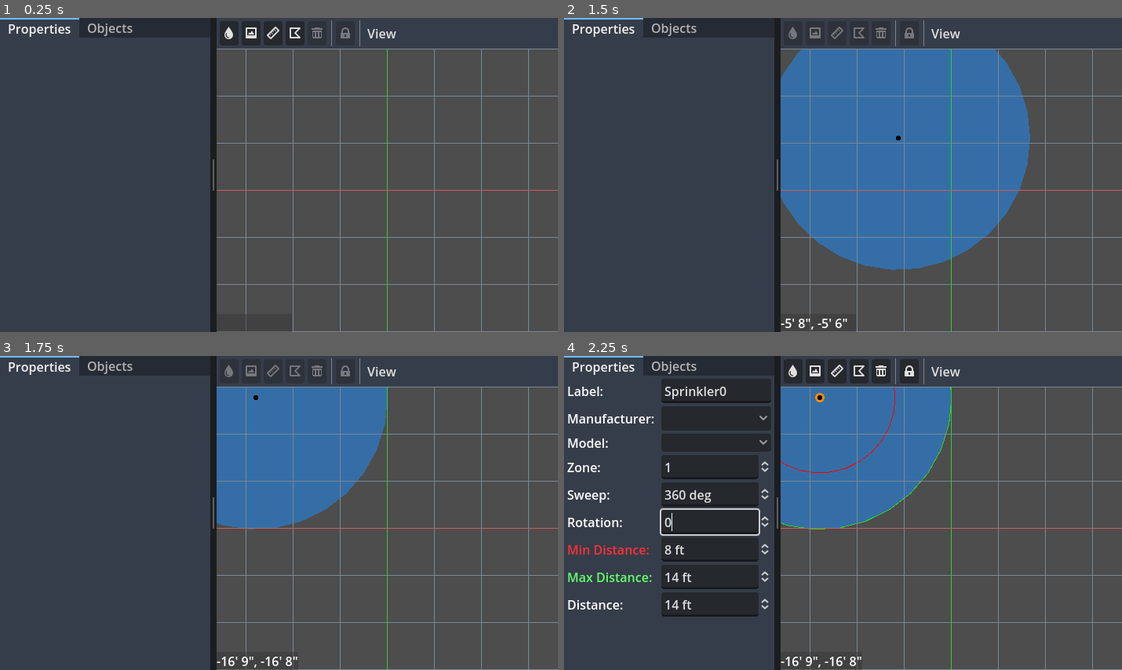
Above: before the commit, frames 1-4 (two rows, left to right).
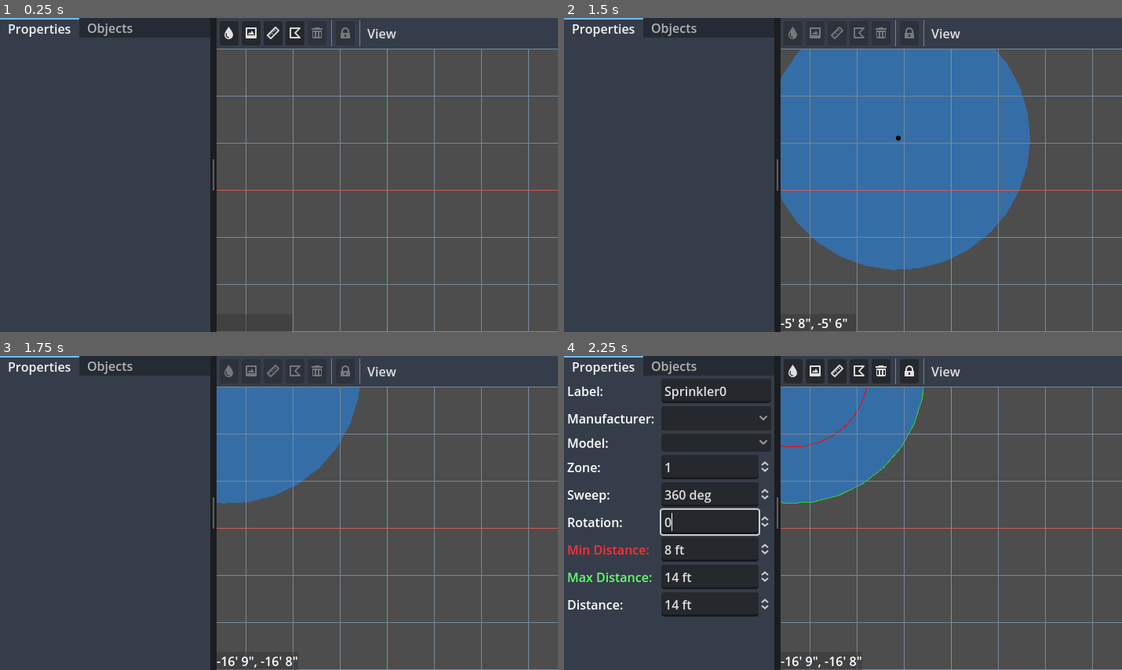
Above: after the commit, the same moments.

Repository: hankedan000/yardscaper
Game: Godot game, scene res://scenes/ui/ProjectEditor/LayoutPanel/LayoutPanel.tscn
The game is run twice, just before and just after one commit, with the same random seed, the same clock (stepped at 60 frames per second) and the same inputs. This scene is started directly instead of the project's main scene.
Inputs (mouse positions are in pixels of both pictures, inside the frame that each line leads up to):
- Up to frame 1 (0.25 s): no input
- Up to frame 2 (1.5 s): click (792, 33) at 0.5 s; tap Enter at 1.25 s; drag from (949, 190) to (792, 33) at 1.27 s
- Up to frame 3 (1.75 s): no input
- Up to frame 4 (2.25 s): drag from (731, 528) to (820, 396) at 2.02 s

Frames 1-2 are identical in both runs. In frame 3, 4.1% of the frame differs, in the area x 38-70%, y 10-56%; in frame 4, 4.4%.

Commit message:
Only allow picking of visible objects

Diff:
--- a/SprinklerDesigner/scenes/ui/ProjectEditor/LayoutPanel/LayoutPanel.gd
+++ b/SprinklerDesigner/scenes/ui/ProjectEditor/LayoutPanel/LayoutPanel.gd
@@ -19,7 +19,7 @@
 @onready var pos_unlock_button        := $HSplitContainer/Layout/LayoutToolbar/HBox/PositionUnlockButton
 @onready var view_menu_button         := $HSplitContainer/Layout/LayoutToolbar/HBox/ViewMenuButton
 @onready var obj_view_popupmenu       := $HSplitContainer/Layout/LayoutToolbar/HBox/ViewMenuButton/ObjectsViewPopupMenu
-@onready var world_view               := $HSplitContainer/Layout/WorldView
+@onready var world_view               : WorldViewportContainer = $HSplitContainer/Layout/WorldView
 @onready var img_import_wizard        := $ImageImportWizard
 @onready var tooltip_timer            := $ToolTipTimer
 
@@ -128,7 +128,6 @@
 	# add shortcuts
 	remove_button.shortcut = Utils.create_shortcut(KEY_DELETE)
 
-
 func _input(event):
 	if event is InputEventKey and event.is_pressed():
 		if event.keycode == KEY_ESCAPE:
@@ -150,36 +149,7 @@
 			var helper := WorldObjectReorderHelper.new(_selected_objs)
 			helper.apply_shift_to_top(world_view)
 
-func _nearest_pickable_obj(pos_in_world: Vector2) -> WorldObject:
-	var smallest_dist_px = null
-	var nearest_pick_area = null
-	var cursor : Area2D = world_view.cursor
-	var highest_draw_order : int = -1
-	for pick_area in cursor.get_overlapping_areas():
-		var obj_center = pick_area.global_position
-		var pick_parent = pick_area.get_parent()
-		var draw_order = -1
-		if pick_parent is WorldObject:
-			obj_center = pick_parent.get_visual_center()
-			draw_order = pick_parent.get_order_in_world()
-		var dist_px = obj_center.distance_to(pos_in_world)
-		if draw_order < highest_draw_order:
-			continue
-		elif smallest_dist_px and draw_order == highest_draw_order and dist_px > smallest_dist_px:
-			continue
-		nearest_pick_area = pick_area
-		smallest_dist_px = dist_px
-		highest_draw_order = draw_order
-
-	if nearest_pick_area:
-		return nearest_pick_area.get_parent() as WorldObject
-	return null
-
-func _handle_left_click(click_pos: Vector2):
-	# ignore clicks that are outside the world viewpoint
-	if not _is_point_over_world(click_pos):
-		return
-
+func _handle_left_click(_pos_in_world_px: Vector2):
 	match mode:
 		Mode.Idle:
 			if _hovered_obj:
@@ -189,8 +159,7 @@
 					_clear_selected_objects()
 					_hovered_obj.picked = true
 
-func _handle_left_click_release(click_pos: Vector2):
-	var pos_in_world_px = world_view.global_xy_to_pos_in_world(click_pos)
+func _handle_left_click_release(pos_in_world_px: Vector2):
 	match mode:
 		Mode.Idle:
 			Utils.pop_cursor_shape()
@@ -473,61 +442,59 @@
 	TheProject.layout_pref.zoom = world_view.camera2d.zoom.x
 
 func _on_world_view_gui_input(event: InputEvent):
+	var evt_global_pos = event.global_position
+	var pos_in_world_px := world_view.global_xy_to_pos_in_world(evt_global_pos)
 	if event is InputEventMouseButton:
 		match event.button_index:
 			MOUSE_BUTTON_LEFT:
 				if ! event.alt_pressed: # let pan take precedence (alt + click + drag)
 					if event.pressed:
-						_handle_left_click(event.global_position)
+						_handle_left_click(pos_in_world_px)
 					else:
-						_handle_left_click_release(event.global_position)
+						_handle_left_click_release(pos_in_world_px)
 			MOUSE_BUTTON_RIGHT:
 				_cancel_mode() # will only cancel if possible
 	elif event is InputEventMouseMotion:
-		var evt_global_pos = event.global_position
-		if _is_point_over_world(evt_global_pos):
-			var pos_in_world_px = world_view.global_xy_to_pos_in_world(evt_global_pos)
-
-			# detect which object mouse is hovering over
-			if mode == Mode.Idle:
-				var nearest_pickable := _nearest_pickable_obj(pos_in_world_px)
-				if nearest_pickable != _hovered_obj:
-					# transition 'hovering' status from one object to the next
-					if _hovered_obj:
-						_hovered_obj.hovering = false
-					if nearest_pickable:
-						nearest_pickable.hovering = true
-					_hovered_obj = nearest_pickable
+		# detect which object mouse is hovering over
+		if mode == Mode.Idle:
+			var nearest_pickable := world_view.get_pickable_under_cursor()
+			if nearest_pickable != _hovered_obj:
+				# transition 'hovering' status from one object to the next
+				if _hovered_obj:
+					_hovered_obj.hovering = false
 				if nearest_pickable:
-					Utils.push_cursor_shape(Input.CURSOR_POINTING_HAND)
-				else:
-					Utils.pop_cursor_shape()
-
-			if sprinkler_to_add:
-				sprinkler_to_add.position = pos_in_world_px
-			elif dist_meas_to_add and mode == Mode.AddDistMeasureB:
-				dist_meas_to_add.point_b = pos_in_world_px
-			elif poly_to_add:
-				if poly_edit_point_idx < poly_to_add.point_count():
-					poly_to_add.set_point(poly_edit_point_idx, pos_in_world_px)
-			elif mode != Mode.MovingObjects and Input.is_mouse_button_pressed(MOUSE_BUTTON_LEFT):
-				# check if any selected objects are position locked
-				var any_locked = false
+					nearest_pickable.hovering = true
+				_hovered_obj = nearest_pickable
+			if nearest_pickable:
+				Utils.push_cursor_shape(Input.CURSOR_POINTING_HAND)
+			else:
+				Utils.pop_cursor_shape()
+
+		if sprinkler_to_add:
+			sprinkler_to_add.position = pos_in_world_px
+		elif dist_meas_to_add and mode == Mode.AddDistMeasureB:
+			dist_meas_to_add.point_b = pos_in_world_px
+		elif poly_to_add:
+			if poly_edit_point_idx < poly_to_add.point_count():
+				poly_to_add.set_point(poly_edit_point_idx, pos_in_world_px)
+		elif mode != Mode.MovingObjects and Input.is_mouse_button_pressed(MOUSE_BUTTON_LEFT):
+			# check if any selected objects are position locked
+			var any_locked = false
+			for obj in _selected_objs:
+				if obj.position_locked:
+					any_locked = true
+					break
+
+			# start move operations if no objects are locked
+			if any_locked:
+				Utils.push_cursor_shape(Input.CURSOR_FORBIDDEN)
+			else:
 				for obj in _selected_objs:
-					if obj.position_locked:
-						any_locked = true
-						break
-
-				# start move operations if no objects are locked
-				if any_locked:
-					Utils.push_cursor_shape(Input.CURSOR_FORBIDDEN)
-				else:
-					for obj in _selected_objs:
-						obj.start_move()
-						mode = Mode.MovingObjects
-
-			if mode == Mode.MovingObjects:
-				_handle_held_obj_move(pos_in_world_px)
+					obj.start_move()
+					mode = Mode.MovingObjects
+
+		if mode == Mode.MovingObjects:
+			_handle_held_obj_move(pos_in_world_px)
 
 func _on_viewport_container_pan_state_changed(panning: bool) -> void:
 	if panning:
--- a/SprinklerDesigner/scenes/ui/ProjectEditor/WorldViewportContainer/WorldViewportContainer.gd
+++ b/SprinklerDesigner/scenes/ui/ProjectEditor/WorldViewportContainer/WorldViewportContainer.gd
@@ -12,7 +12,7 @@
 @onready var objects           := $ViewportContainer/Viewport/Objects
 @onready var pan_zoom_ctrl     := $ViewportContainer/Viewport/PanZoomController
 @onready var camera2d          : Camera2D = $ViewportContainer/Viewport/Camera2D
-@onready var cursor            := $ViewportContainer/Viewport/Cursor
+@onready var cursor            : Area2D = $ViewportContainer/Viewport/Cursor
 @onready var tooltip_label     : Label = $ViewportContainer/Viewport/Cursor/ToolTipLabel
 @onready var cursor_pos_label  : Label = $CursorPositionLabel
 
@@ -87,6 +87,30 @@
 func global_xy_to_pos_in_world(global_pos: Vector2) -> Vector2:
 	var pos_rel_to_world := global_pos - self.global_position
 	return pan_zoom_ctrl.local_pos_to_world(pos_rel_to_world)
+
+func get_pickable_under_cursor() -> WorldObject:
+	var cursor_pos := cursor.position
+	var smallest_dist_px = null
+	var nearest_obj : WorldObject = null
+	var highest_draw_order : int = -1
+	for pick_area in cursor.get_overlapping_areas():
+		var pick_obj := pick_area.get_parent() as WorldObject
+		if not pick_obj:
+			continue
+		elif not pick_obj.visible:
+			continue
+		var obj_center := pick_obj.get_visual_center()
+		var draw_order := pick_obj.get_order_in_world()
+		var dist_px = obj_center.distance_to(cursor_pos)
+		if draw_order < highest_draw_order:
+			continue
+		elif smallest_dist_px and draw_order == highest_draw_order and dist_px > smallest_dist_px:
+			continue
+		nearest_obj = pick_obj
+		smallest_dist_px = dist_px
+		highest_draw_order = draw_order
+
+	return nearest_obj
 
 func _draw():
 	if show_grid:
